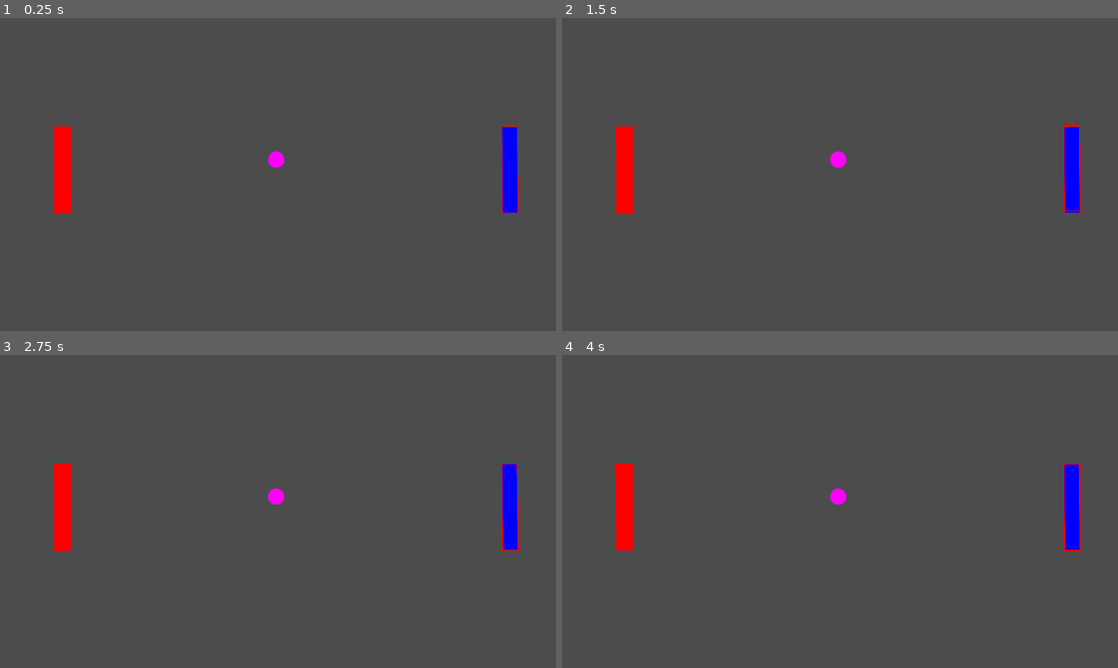
Above: before the commit, frames 1-4 (two rows, left to right).
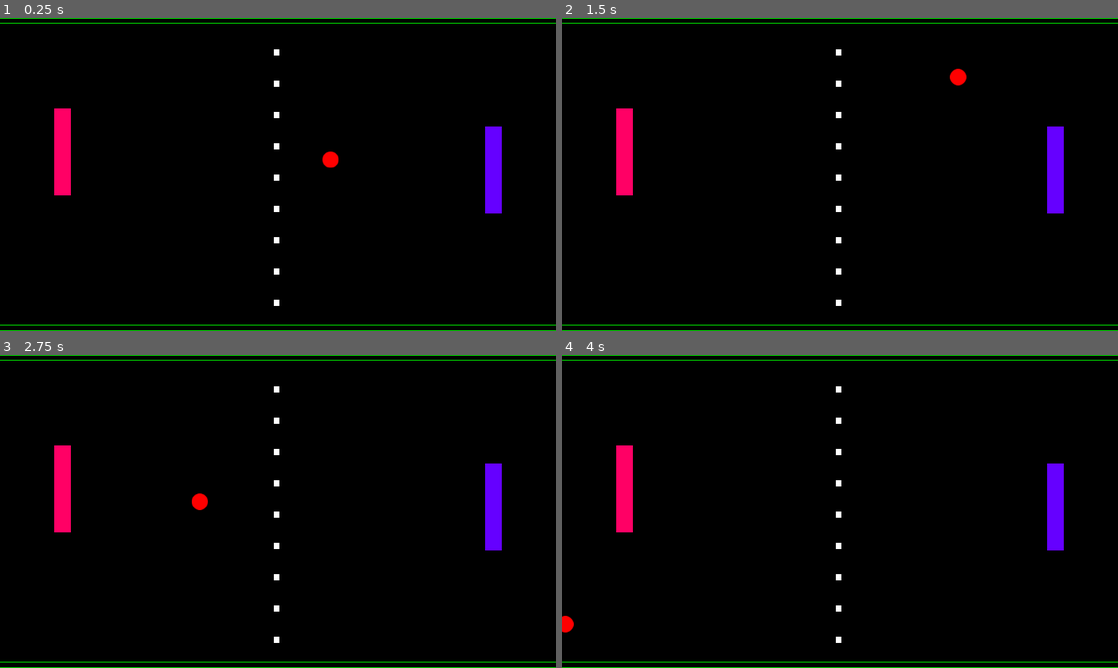
Above: after the commit, the same moments.

Repository: DaveDLeague/Btl_Png
Game: Godot game, scene res://Arena.tscn
The game is run twice, just before and just after one commit, with the same random seed, the same clock (stepped at 60 frames per second) and the same inputs.
Inputs:
- Up to frame 1 (0.25 s): no input
- Up to frame 2 (1.5 s): no input
- Up to frame 3 (2.75 s): no input
- Up to frame 4 (4 s): no input

The runs differ from the first frame. In frame 1, 100% of the frame differs, in the area x 0-100%, y 0-100%; in frame 2, 100%; in frame 3, 100%; in frame 4, 100%.

Commit message:
basic game

Diff:
--- /dev/null
+++ b/Area_Sprite.gd
@@ -0,0 +1,16 @@
+extends Sprite
+
+func _ready():
+	set_process(true)
+
+func _process(delta):
+	if Input.is_action_pressed("exit_game"):
+		get_tree().quit()
+
+	update()
+
+func _draw():
+	draw_rect(Rect2(Vector2(0, 0), Vector2(1, 1)), Color(0, 0, 0, 1), true)
+
+	for i in range(9):
+		draw_rect(Rect2(Vector2(0.5 - 0.008, i * 0.1 + 0.1), Vector2(.01, .02)), Color(1, 1, 1, 1), true)
--- a/Arena.tscn
+++ b/Arena.tscn
@@ -1,18 +1,34 @@
-[gd_scene load_steps=3 format=2]
+[gd_scene load_steps=5 format=2]
 
-[ext_resource path="res://Paddle.tscn" type="PackedScene" id=1]
-[ext_resource path="res://Ball.tscn" type="PackedScene" id=2]
+[ext_resource path="res://Area_Sprite.gd" type="Script" id=1]
+[ext_resource path="res://Paddle.tscn" type="PackedScene" id=2]
+[ext_resource path="res://Ball.tscn" type="PackedScene" id=3]
+[ext_resource path="res://Barrier.tscn" type="PackedScene" id=4]
 
 [node name="Arena" type="Node2D"]
 
-[node name="Paddle" parent="." index="0" instance=ExtResource( 1 )]
+[node name="Sprite" type="Sprite" parent="." index="0"]
 
-[node name="Paddle2" parent="." index="1" instance=ExtResource( 1 )]
+scale = Vector2( 1024, 576 )
+script = ExtResource( 1 )
+_sections_unfolded = [ "Transform" ]
+
+[node name="Paddle" parent="." index="1" instance=ExtResource( 2 )]
+
+position = Vector2( 180.383, 165.988 )
+
+[node name="Paddle2" parent="." index="2" instance=ExtResource( 2 )]
 
 position = Vector2( 800, 200 )
 player = 2
 
-[node name="Ball" parent="." index="2" instance=ExtResource( 2 )]
+[node name="Ball" parent="." index="3" instance=ExtResource( 3 )]
 
 position = Vector2( 508.773, 260.694 )
-_sections_unfolded = [ "Transform" ]
+speed = 400
+
+[node name="Barrier" parent="." index="4" instance=ExtResource( 4 )]
+
+[node name="Barrier2" parent="." index="5" instance=ExtResource( 4 )]
+
+position = Vector2( 0, 565 )
--- a/Ball.gd
+++ b/Ball.gd
@@ -1,18 +1,31 @@
-extends Node2D
+extends Area2D
 
-onready var sprite = find_node("Ball_Sprite")
-
-export var speed = 5
-export var startAngle = 0
-export var color = Color(1, 0, 1, 1)
-export var radius = 15
+onready var texture = find_node("Sprite")
 
 var angle
+export var speed = 400
+var vel
 
 func _ready():
+	randomize()
+	angle = 0#randi() % 360
+	vel = Vector2(cos(angle) * speed, sin(angle) * speed)
+	connect("area_entered", self, "on_collision")
+	texture.modulate = Color(1, 0, 0, 1)
 	set_process(true)
-	sprite.color = color;
-	sprite.radius = radius;
 
 func _process(delta):
-	pass
+	position += vel * delta
+
+	if position.y < 10:
+		position.y = 10
+	elif position.y > get_viewport_rect().size.y - 10:
+		position.y = get_viewport_rect().size.y - 10
+
+func on_collision(area):
+	if "Barrier" in  area.name:
+		vel.y = -vel.y
+	if "Paddle" in area.name:
+		var cen = (area.get_position() + (Vector2(area.width, area.height) / 2))
+		var newVec = (position - cen).normalized()
+		vel = newVec * speed
--- a/Ball.tscn
+++ b/Ball.tscn
@@ -1,16 +1,29 @@
-[gd_scene load_steps=3 format=2]
+[gd_scene load_steps=4 format=2]
 
 [ext_resource path="res://Ball.gd" type="Script" id=1]
-[ext_resource path="res://Ball_Sprite.gd" type="Script" id=2]
+[ext_resource path="res://ball.png" type="Texture" id=2]
 
-[node name="Ball" type="Node2D" index="0"]
+[sub_resource type="CircleShape2D" id=1]
 
+custom_solver_bias = 0.0
+radius = 15.0
+
+[node name="Ball" type="Area2D"]
+
+input_pickable = true
+gravity_vec = Vector2( 0, 1 )
+gravity = 98.0
+linear_damp = 0.1
+angular_damp = 1.0
+audio_bus_override = false
+audio_bus_name = "Master"
 script = ExtResource( 1 )
-speed = 5
-startAngle = 0
-color = Color( 1, 0, 1, 1 )
-radius = 15
+speed = 400
 
-[node name="Ball_Sprite" type="Sprite" parent="." index="0"]
+[node name="CollisionShape2D" type="CollisionShape2D" parent="." index="0"]
 
-script = ExtResource( 2 )
+shape = SubResource( 1 )
+
+[node name="Sprite" type="Sprite" parent="." index="1"]
+
+texture = ExtResource( 2 )
--- a/Ball_Sprite.gd
+++ /dev/null
@@ -1,10 +0,0 @@
-extends Sprite
-
-var radius = 25
-var color = Color(1, 0, 1, 1)
-
-func _ready():
-	update()
-
-func _draw():
-	draw_circle(Vector2(0, 0), radius, color)
--- /dev/null
+++ b/Barrier.tscn
@@ -0,0 +1,25 @@
+[gd_scene load_steps=2 format=2]
+
+[ext_resource path="res://Barrier_Sprite.gd" type="Script" id=1]
+
+[node name="Barrier" type="Area2D"]
+
+input_pickable = true
+gravity_vec = Vector2( 0, 1 )
+gravity = 98.0
+linear_damp = 0.1
+angular_damp = 1.0
+audio_bus_override = false
+audio_bus_name = "Master"
+_sections_unfolded = [ "Transform" ]
+
+[node name="Barrier_Sprite" type="Sprite" parent="." index="0"]
+
+scale = Vector2( 1025, 10 )
+script = ExtResource( 1 )
+_sections_unfolded = [ "Transform" ]
+
+[node name="CollisionPolygon2D" type="CollisionPolygon2D" parent="." index="1"]
+
+build_mode = 0
+polygon = PoolVector2Array( 0, 0, 1024, 0, 1024, 10, 0, 10 )
--- /dev/null
+++ b/Barrier_Sprite.gd
@@ -0,0 +1,7 @@
+extends Sprite
+
+func _ready():
+	update();
+
+func _draw():
+	draw_rect(Rect2(Vector2(0, 0), Vector2(1, 1)), Color(0, 1, 0, 1), false)
--- a/Paddle.gd
+++ b/Paddle.gd
@@ -1,40 +1,58 @@
-extends Node2D
+extends Area2D
 
+export var speed = 400
 export var player = 1
-export var speed = 300
 export var margin = 100
+export var color = Color(1, 0, 0, 1)
 
-onready var sprite = find_node("Paddle_Sprite")
-var plrStr
-var updateGraphics = true;
+var width = 30
+var height = 160
+
+var playerString
+
+var rect
+
+var update = true;
+
+func _ready():
+	connect("area_entered", self, "on_collision")
+
+	if player == 1:
+		playerString = "left"
+		position.x = margin
+		color = Color(1, 0, 0.4, 1)
+
+	elif player == 2:
+		playerString = "right"
+		position.x = get_viewport_rect().size.x - width - margin
+		color = Color(0.4, 0, 1, 1)
+
+
+	rect = Rect2(Vector2(0, 0), Vector2(width, height))
+
+	set_process(true)
 
 func _process(delta):
-	if Input.is_action_pressed(plrStr + "_move_up"):
-		position.y -= speed * delta;
-		updateGraphics = true;
-	if Input.is_action_pressed(plrStr + "_move_down"):
-		position.y += speed * delta;
-		updateGraphics = true;
+	if Input.is_action_pressed(playerString + "_move_up"):
+		position.y -= speed * delta
+		update = true
 
-	var ht = get_viewport_rect().size.y - sprite.scale.y
+	if Input.is_action_pressed(playerString + "_move_down"):
+		position.y += speed * delta
+		update = true
 
-	if position.y < 0:
-		position.y = 0
-	elif position.y > ht:
-		position.y = ht
+	if position.y < 11:
+		position.y = 11
+	elif position.y > get_viewport_rect().size.y - height - 11:
+		position.y = get_viewport_rect().size.y - height - 11
 
-	if updateGraphics:
-		sprite.update()
-		updateGraphics = false;
+	if update:
+		update()
+		update = false
 
-func _ready():
-	if player == 1:
-		plrStr = "left"
-		sprite.color = Color(1, 0, 0, 1)
-		position.x = margin
+func _draw():
+	draw_rect(rect, color, true)
 
-	elif player == 2:
-		plrStr = "right"
-		sprite.color = Color(0, 0, 1, 1)
-		position.x = get_viewport_rect().size.x - margin
-	set_process(true);
+
+func on_collision(area):
+	print("BOOM")
--- a/Paddle.tscn
+++ b/Paddle.tscn
@@ -1,65 +1,8 @@
-[gd_scene load_steps=5 format=2]
+[gd_scene load_steps=2 format=2]
 
 [ext_resource path="res://Paddle.gd" type="Script" id=1]
-[ext_resource path="res://Paddle_Sprite.gd" type="Script" id=2]
-[ext_resource path="res://red_box.png" type="Texture" id=3]
 
-[sub_resource type="ParticlesMaterial" id=1]
-
-render_priority = 0
-trail_divisor = 1
-emission_shape = 0
-flag_align_y = false
-flag_rotate_y = false
-flag_disable_z = true
-spread = 0.0
-flatness = 0.0
-gravity = Vector3( 0, 0, 0 )
-initial_velocity = 50.0
-initial_velocity_random = 1.0
-angular_velocity = 0.0
-angular_velocity_random = 0.0
-orbit_velocity = 50.0
-orbit_velocity_random = 1.0
-linear_accel = 0.0
-linear_accel_random = 0.0
-radial_accel = 0.0
-radial_accel_random = 0.0
-tangential_accel = 0.0
-tangential_accel_random = 0.0
-damping = 0.0
-damping_random = 0.0
-angle = 1.0
-angle_random = 1.0
-scale = 1.0
-scale_random = 0.0
-color = Color( 1, 1, 1, 1 )
-hue_variation = 0.0
-hue_variation_random = 0.0
-anim_speed = 0.0
-anim_speed_random = 0.0
-anim_offset = 0.0
-anim_offset_random = 0.0
-anim_loop = false
-_sections_unfolded = [ "Angle", "Angular Velocity", "Animation", "Color", "Damping", "Emission Shape", "Flags", "Gravity", "Hue Variation", "Initial Velocity", "Orbit Velocity", "Resource", "Scale", "Spread", "Trail" ]
-
-[node name="Paddle" type="Node2D" index="0"]
-
-position = Vector2( 200, 200 )
-script = ExtResource( 1 )
-_sections_unfolded = [ "Transform" ]
-player = 1
-speed = 300
-margin = 100
-
-[node name="Paddle_Sprite" type="Sprite" parent="." index="0"]
-
-scale = Vector2( 30, 160 )
-script = ExtResource( 2 )
-_sections_unfolded = [ "Transform" ]
-color = Color( 1, 0, 0, 1 )
-
-[node name="Area2D" type="Area2D" parent="." index="1"]
+[node name="Paddle" type="Area2D" index="0"]
 
 input_pickable = true
 gravity_vec = Vector2( 0, 1 )
@@ -68,27 +11,15 @@
 angular_damp = 1.0
 audio_bus_override = false
 audio_bus_name = "Master"
+script = ExtResource( 1 )
 _sections_unfolded = [ "Transform" ]
+speed = 400
+player = 1
+margin = 100
+color = Color( 1, 0, 0, 1 )
 
-[node name="Paddle_Particles2D" type="Particles2D" parent="." index="2"]
+[node name="CollisionPolygon2D" type="CollisionPolygon2D" parent="." index="0"]
 
-position = Vector2( 15, 80 )
-emitting = true
-amount = 8
-lifetime = 1.0
-one_shot = false
-preprocess = 0.0
-speed_scale = 1.0
-explosiveness = 0.0
-randomness = 1.0
-fixed_fps = 0
-fract_delta = true
-visibility_rect = Rect2( -100, -100, 200, 200 )
-local_coords = false
-draw_order = 0
-process_material = SubResource( 1 )
-texture = ExtResource( 3 )
-normal_map = null
-h_frames = 1
-v_frames = 1
-_sections_unfolded = [ "Drawing", "Process Material", "Textures", "Time", "Transform" ]
+build_mode = 0
+polygon = PoolVector2Array( 0, 0, 30, 0, 30, 160, 0, 160 )
+_sections_unfolded = [ "Transform" ]
--- a/Paddle_Sprite.gd
+++ /dev/null
@@ -1,9 +0,0 @@
-extends Sprite
-
-export var color = Color(1, 0, 0, 1);
-
-func _ready():
-	pass
-
-func _draw():
-	draw_rect(Rect2(Vector2(0, 0), Vector2(1, 1)), color, true)
--- a/Particles2D.gd
+++ /dev/null
@@ -1,14 +0,0 @@
-extends Particles2D
-
-# class member variables go here, for example:
-# var a = 2
-# var b = "textvar"
-
-func _ready():
-	set_process(true)
-
-func _process(delta):
-	update()
-
-func _draw():
-	draw_rect(Rect2(Vector2(0, 0), Vector2(1, 1)), Color(1, 0, 1, 1), false)
--- a/project.godot
+++ b/project.godot
@@ -31,6 +31,8 @@
  ]
 right_move_down=[ Object(InputEventKey,"resource_local_to_scene":false,"resource_name":"","device":0,"alt":false,"shift":false,"control":false,"meta":false,"command":false,"pressed":false,"scancode":16777234,"unicode":0,"echo":false,"script":null)
  ]
+exit_game=[ Object(InputEventKey,"resource_local_to_scene":false,"resource_name":"","device":0,"alt":false,"shift":false,"control":false,"meta":false,"command":false,"pressed":false,"scancode":16777217,"unicode":0,"echo":false,"script":null)
+ ]
 
 [physics]
 
Binary file added: ball.png
Not shown, added: ball.png.import
Binary file added: blue_fbox.png
Not shown, added: blue_fbox.png.import
Binary file added: red_fbox.png
Not shown, added: red_fbox.png.import
Binary file added: white_box.png
Not shown, added: white_box.png.import
